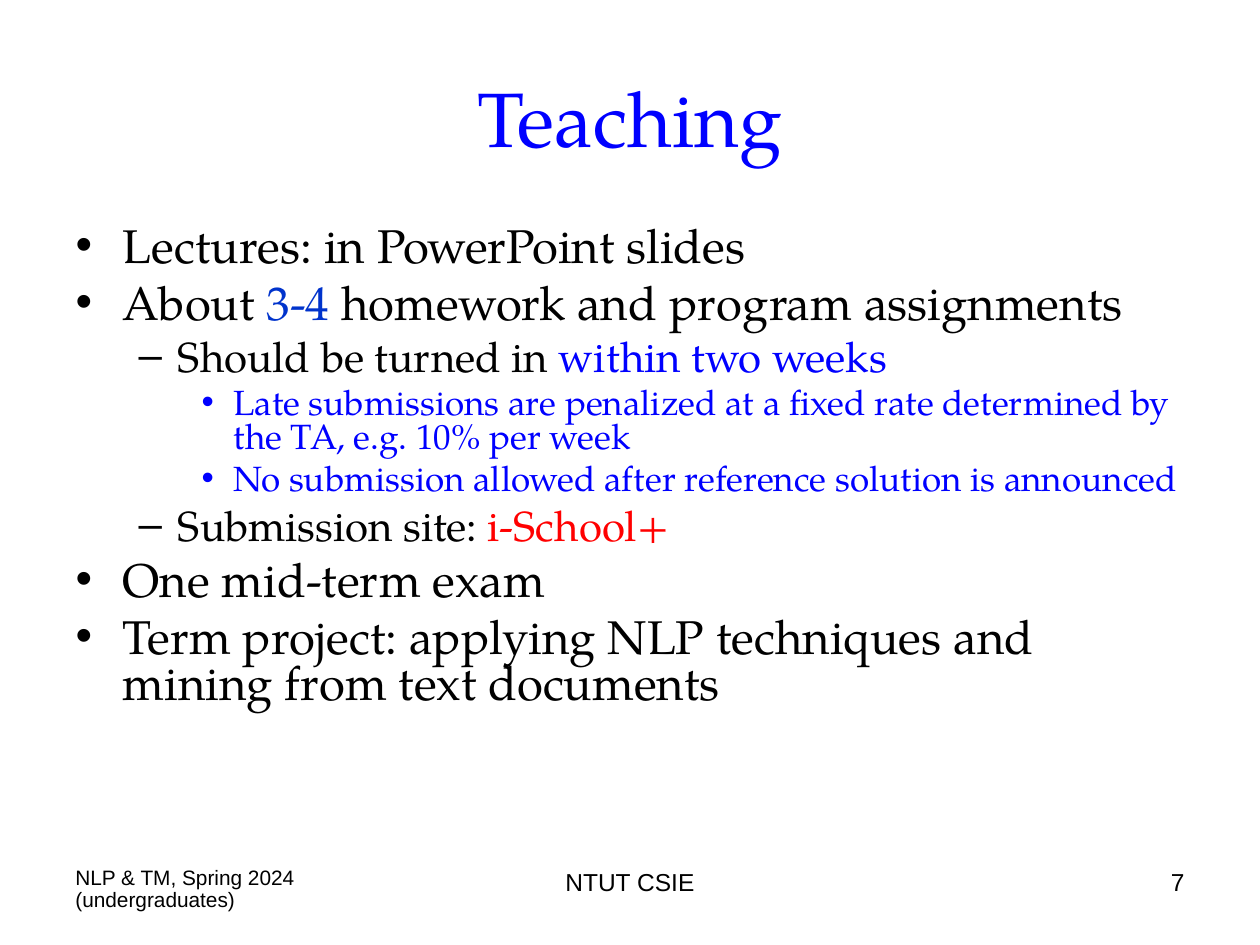
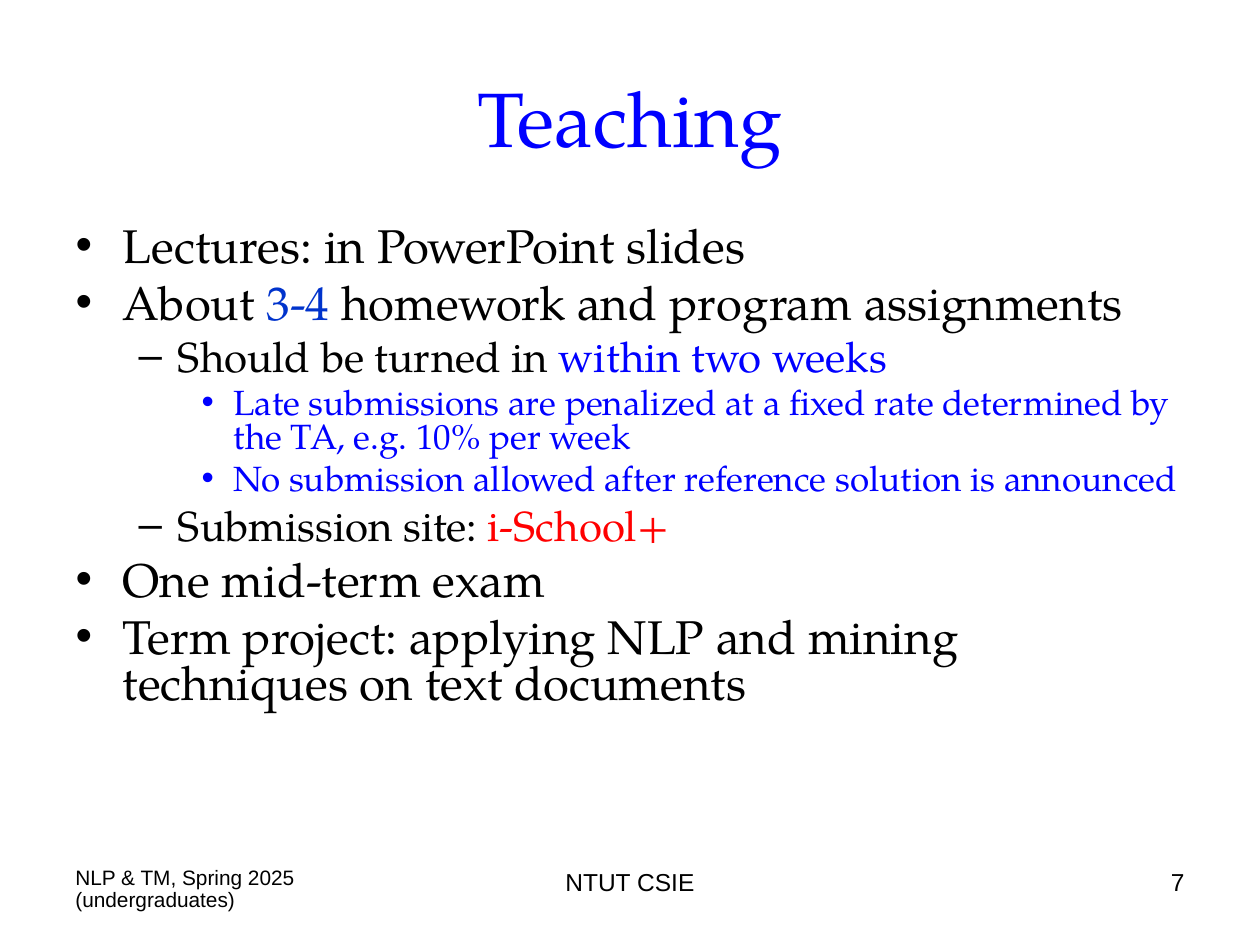
Before and after one commit to chriswjh/chriswjh.github.io, a slide deck: slide 7 of NLP_TM/00-Overview.ppt. Drawn at 1260x945 pixels with LibreOffice and Linux fonts; fonts in the diff are those of the drawing. Boxes give left, top, right and bottom in pixels: in the first picture for what was removed or moved away, otherwise in the second. Text is boxed around its words. In the diff, an @@ line names an element or a change of style, - is before the commit and + after.

```diff
--- a/NLP_TM/00-Overview.ppt
+++ b/NLP_TM/00-Overview.ppt
@@ text at (123, 619, 958, 714): text changed @@
-• Term project: applying NLP techniques and mining from text documents
+• Term project: applying NLP and mining techniques on text documents
@@ text at (75, 870, 294, 912): text changed @@
-NLP & TM, Spring 2024 (undergraduates)
+NLP & TM, Spring 2025 (undergraduates)
```
Also in this commit, not shown: 45 other slides changed.
